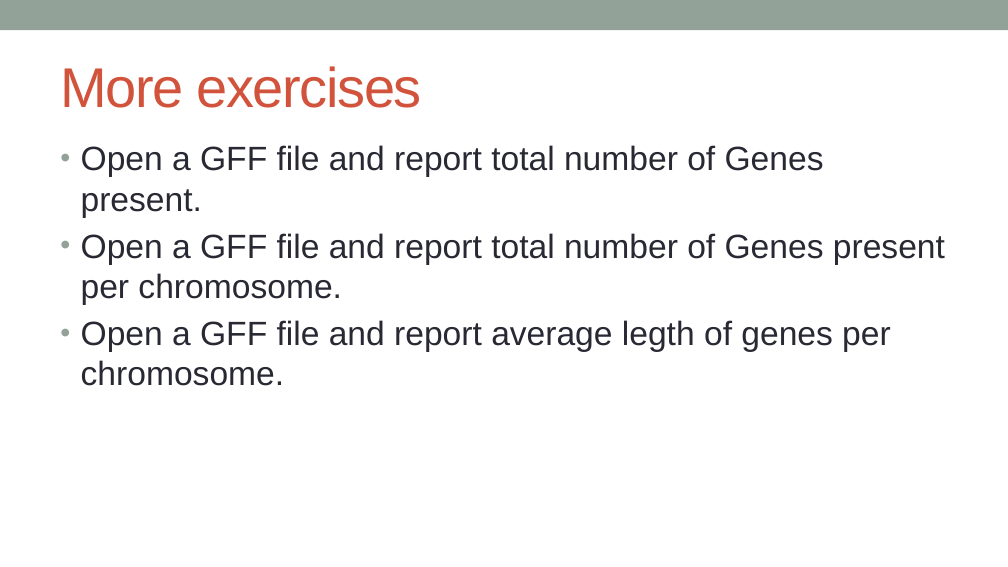
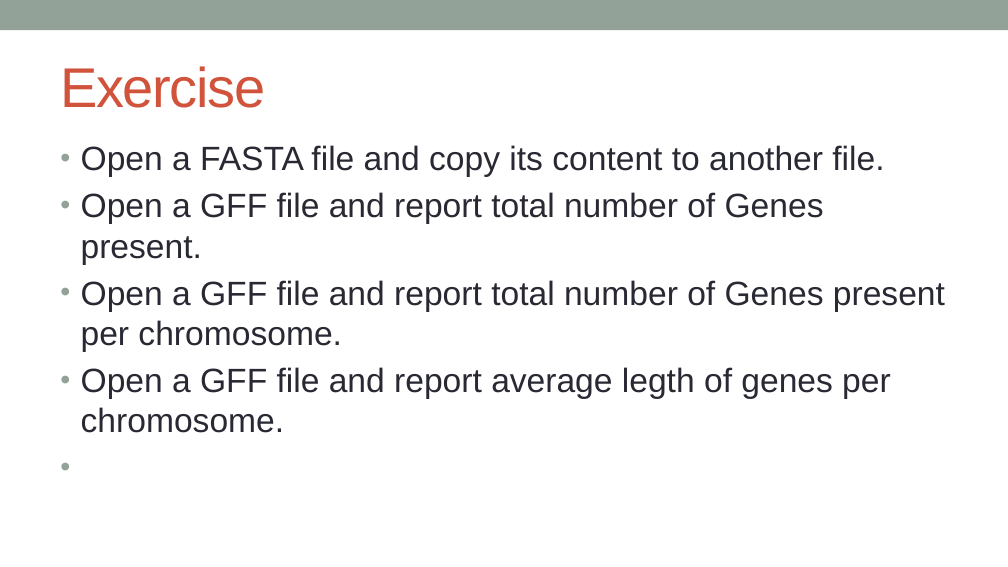
Before and after one commit to kanhu-pcr-code/bioinfo-PERL-course, a slide deck: slide 33 of PPTs/7.Perl_file_handling.pptx. Drawn at 1008x567 pixels with LibreOffice and Linux fonts; fonts in the diff are those of the drawing. Boxes give left, top, right and bottom in pixels: in the first picture for what was removed or moved away, otherwise in the second. Text is boxed around its words. In the diff, an @@ line names an element or a change of style, - is before the commit and + after.

Commit message:
New slide update

```diff
--- a/PPTs/7.Perl_file_handling.pptx
+++ b/PPTs/7.Perl_file_handling.pptx
@@ title at [60,66,265,108]: text changed @@
-More exercises
+Exercise
@@ text at [81,145,884,177]: paragraph added @@
+• Open a FASTA file and copy its content to another file.
```
Also in this commit, not shown: 2 slides added, 1 slide removed, 13 other files.
